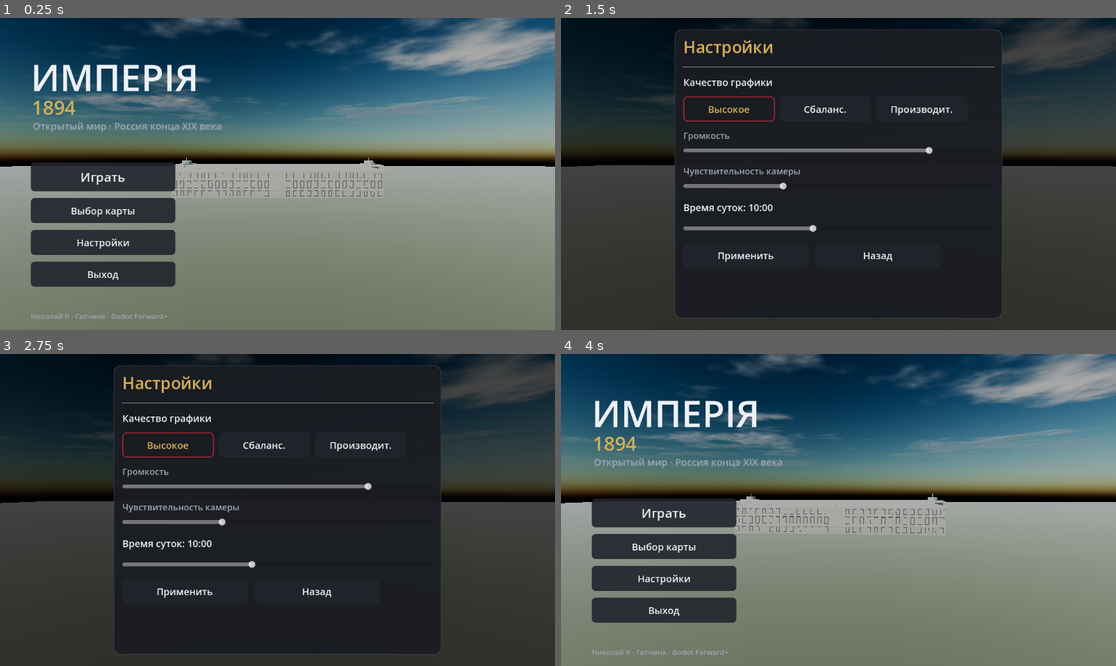
Above: before the commit, frames 1-4 (two rows, left to right).
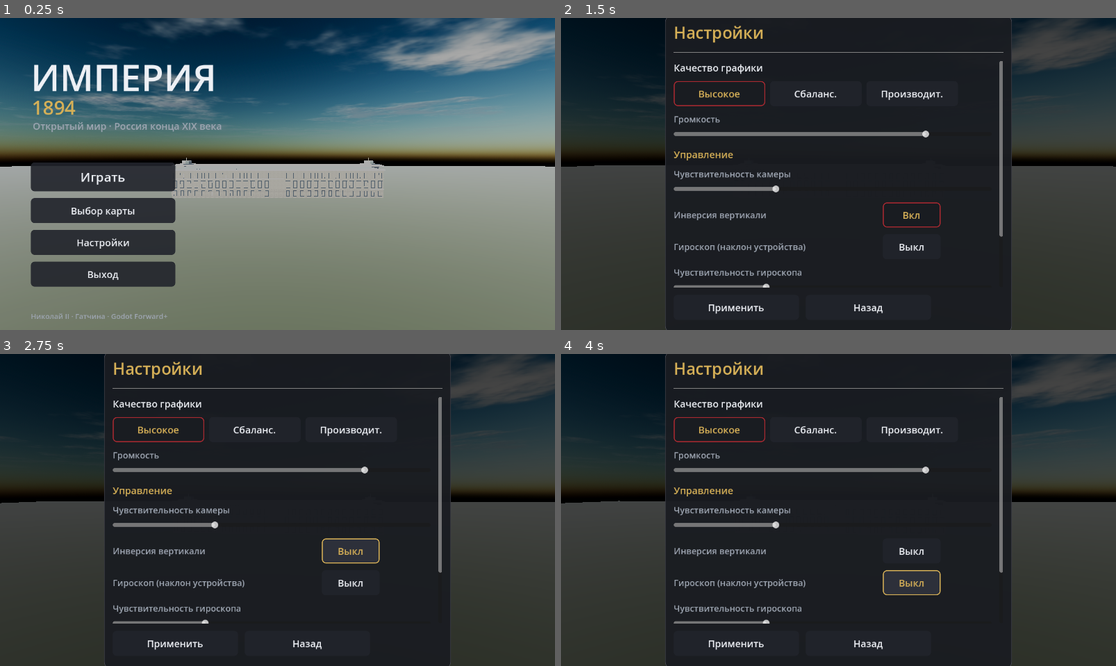
Above: after the commit, the same moments.

Repository: B760m670/mmorpg3dnew
Game: Godot game, scene res://scenes/menu.tscn
Two runs of this game, one before a commit and one after it. Both use one fixed random seed, a clock stepped at 60 frames per second and the inputs below.
Inputs (mouse positions are in pixels of both pictures, inside the frame that each line leads up to):
- Up to frame 1 (0.25 s): no input
- Up to frame 2 (1.5 s): click "Настройки" at 0.5 s; click (910, 214) at 1.25 s, where only the run after the commit has a clickable "Выкл"
- Up to frame 3 (2.75 s): click (349, 550) at 2 s, where only the run after the commit has a clickable "Вкл"
- Up to frame 4 (4 s): click (910, 581) at 2.75 s, where only the run after the commit has a clickable "Выкл"; click (910, 581) at 3.5 s, where only the run after the commit has a clickable "Вкл"

The runs differ from the first frame. In frame 1, 0.4% of the frame differs, in the area x 30-39%, y 14-24%; in frame 2, 8.0%; in frame 3, 8.0%; in frame 4, 91%, in the area x 0-100%, y 0-100%.

Commit message:
Настройки+гироскоп, анимация карты, детализация грунта, фундаменты зданий
- Настройки: гироскоп (вкл/выкл, чувствительность), инверсия Y, чувствительность
  камеры — всё синхронизировано и сохраняется в user://settings.cfg.
- Меню: панель настроек со скроллом (Управление/Мир), современный текст вместо
  старославянского для системных подписей.
- Карта: плавная анимация открытия и закрытия (fade + масштаб).
- Грунт: луговая земля теперь земляная (почва+мох+проплешины), без «неон-травы».
- Детализация под ногами: MultiMesh-галька/камешки у точки спавна.
- Здания: посадка по средней высоте пятна + каменный фундамент, закрывающий
  просветы на неровном рельефе (углы больше не «висят»).

Co-Authored-By: Claude Opus 4.8 <noreply@anthropic.com>
Claude-Session: https://claude.ai/code/session_011pJt8xA6v8KEwtPnSYGg9D

Diff:
--- a/game/scripts/game_settings.gd
+++ b/game/scripts/game_settings.gd
@@ -6,7 +6,10 @@
 
 var quality: String = "high"        # high / balanced / performance
 var master_volume: float = 0.8
-var sensitivity: float = 1.0
+var sensitivity: float = 1.0        # чувствительность камеры (свайп)
+var gyro_enabled: bool = false      # управление камерой гироскопом
+var gyro_sensitivity: float = 1.0   # чувствительность гироскопа
+var invert_y: bool = false          # инверсия вертикали камеры
 var time_of_day: float = 10.0       # часы 0..24 — определяют положение солнца
 var selected_map: String = "gatchina"
 
@@ -34,6 +37,9 @@
 	quality = cf.get_value("gfx", "quality", quality)
 	master_volume = cf.get_value("audio", "master_volume", master_volume)
 	sensitivity = cf.get_value("control", "sensitivity", sensitivity)
+	gyro_enabled = cf.get_value("control", "gyro_enabled", gyro_enabled)
+	gyro_sensitivity = cf.get_value("control", "gyro_sensitivity", gyro_sensitivity)
+	invert_y = cf.get_value("control", "invert_y", invert_y)
 	time_of_day = cf.get_value("world", "time_of_day", time_of_day)
 	selected_map = cf.get_value("world", "selected_map", selected_map)
 	_apply_volume()
@@ -43,6 +49,9 @@
 	cf.set_value("gfx", "quality", quality)
 	cf.set_value("audio", "master_volume", master_volume)
 	cf.set_value("control", "sensitivity", sensitivity)
+	cf.set_value("control", "gyro_enabled", gyro_enabled)
+	cf.set_value("control", "gyro_sensitivity", gyro_sensitivity)
+	cf.set_value("control", "invert_y", invert_y)
 	cf.set_value("world", "time_of_day", time_of_day)
 	cf.set_value("world", "selected_map", selected_map)
 	cf.save(PATH)
--- a/game/scripts/menu.gd
+++ b/game/scripts/menu.gd
@@ -120,7 +120,7 @@
 	main_col.anchor_right = 1.0; main_col.anchor_bottom = 1.0
 	ui.add_child(main_col)
 
-	var title := _label("ИМПЕРІЯ", 76)
+	var title := _label("ИМПЕРИЯ", 76)
 	title.add_theme_color_override("font_color", TEXT)
 	title.position = Vector2(64, 70)
 	main_col.add_child(title)
@@ -224,10 +224,19 @@
 
 # ---------- настройки ----------
 func _build_settings_panel() -> void:
-	var r := _panel_box(680, 600, "Настройки")
-	settings_panel = r[0]; var vb: VBoxContainer = r[1]
-
-	# качество графики (сегментированный выбор)
+	var r := _panel_box(720, 660, "Настройки")
+	settings_panel = r[0]; var outer: VBoxContainer = r[1]
+
+	# прокручиваемая область — вмещает все настройки на любом экране
+	var scroll := ScrollContainer.new()
+	scroll.custom_minimum_size = Vector2(680, 470)
+	scroll.horizontal_scroll_mode = ScrollContainer.SCROLL_MODE_DISABLED
+	outer.add_child(scroll)
+	var vb := VBoxContainer.new(); vb.add_theme_constant_override("separation", 14)
+	vb.custom_minimum_size = Vector2(660, 0)
+	scroll.add_child(vb)
+
+	# --- Графика ---
 	vb.add_child(_label("Качество графики", 20))
 	var qrow := HBoxContainer.new(); qrow.add_theme_constant_override("separation", 10)
 	vb.add_child(qrow)
@@ -243,26 +252,52 @@
 			for k in qbtns: qbtns[k].button_pressed = (k == key))
 		qrow.add_child(qb)
 
-	# ползунки
-	var tod_lbl := _label("Время суток: %02d:00" % int(Settings.time_of_day), 20)
+	# --- Звук ---
 	vb.add_child(_slider_row("Громкость", 0.0, 1.0, Settings.master_volume, 0.01,
 		func(v: float) -> void: Settings.master_volume = v))
+
+	# --- Управление ---
+	vb.add_child(_label("Управление", 20, ACCENT))
 	vb.add_child(_slider_row("Чувствительность камеры", 0.3, 2.5, Settings.sensitivity, 0.05,
 		func(v: float) -> void: Settings.sensitivity = v))
+	vb.add_child(_toggle_row("Инверсия вертикали", Settings.invert_y,
+		func(on: bool) -> void: Settings.invert_y = on))
+	vb.add_child(_toggle_row("Гироскоп (наклон устройства)", Settings.gyro_enabled,
+		func(on: bool) -> void: Settings.gyro_enabled = on))
+	vb.add_child(_slider_row("Чувствительность гироскопа", 0.2, 3.0, Settings.gyro_sensitivity, 0.05,
+		func(v: float) -> void: Settings.gyro_sensitivity = v))
+
+	# --- Мир ---
+	vb.add_child(_label("Мир", 20, ACCENT))
+	var tod_lbl := _label("Время суток: %02d:00" % int(Settings.time_of_day), 18, MUTED)
 	vb.add_child(tod_lbl)
 	vb.add_child(_slider_row("", 0.0, 24.0, Settings.time_of_day, 0.5,
 		func(v: float) -> void:
 			Settings.time_of_day = v
 			tod_lbl.text = "Время суток: %02d:00" % int(v)))
 
+	# кнопки (вне прокрутки, всегда видны)
 	var row := HBoxContainer.new(); row.add_theme_constant_override("separation", 14)
-	vb.add_child(row)
+	outer.add_child(row)
 	var apply := _button("Применить")
 	apply.pressed.connect(func() -> void: Settings.save_settings(); _back())
 	row.add_child(apply)
 	var back := _button("Назад")
 	back.pressed.connect(func() -> void: Settings.load_settings(); _back())
 	row.add_child(back)
+
+# строка-переключатель вкл/выкл
+func _toggle_row(name: String, val: bool, cb: Callable) -> Control:
+	var row := HBoxContainer.new(); row.add_theme_constant_override("separation", 14)
+	var l := _label(name, 18, MUTED); l.custom_minimum_size = Vector2(420, 0)
+	row.add_child(l)
+	var b := _button("Вкл" if val else "Выкл")
+	b.custom_minimum_size = Vector2(120, 44)
+	b.toggle_mode = true; b.button_pressed = val
+	b.toggled.connect(func(on: bool) -> void:
+		b.text = "Вкл" if on else "Выкл"; cb.call(on))
+	row.add_child(b)
+	return row
 
 func _slider_row(name: String, lo: float, hi: float, val: float, step: float, cb: Callable) -> Control:
 	var vb := VBoxContainer.new(); vb.add_theme_constant_override("separation", 4)
--- a/game/scripts/world.gd
+++ b/game/scripts/world.gd
@@ -27,8 +27,11 @@
 var joystick: Control
 var status_label: Label
 var map_layer: CanvasLayer
+var map_root: Control
 var map_marker: Control
 var map_rect: TextureRect
+var _map_tween: Tween
+var _map_open := false
 
 var _touches := {}
 var _pinch_dist := -1.0
@@ -44,6 +47,7 @@
 	_build_environment()
 	_build_terrain()
 	_build_grass()
+	_build_ground_detail()
 	_build_rocks()
 	_build_water()
 	_build_buildings()
@@ -415,6 +419,75 @@
 		inst.position = Vector3(x, y + 0.05, z)
 		add_child(inst)
 
+# ---------- детализация грунта: мелкие камешки/комья у игрока (MultiMesh) ----------
+func _make_pebble_cluster() -> Mesh:
+	var noise := FastNoiseLite.new(); noise.frequency = 3.0; noise.seed = 5
+	var rng := RandomNumberGenerator.new(); rng.seed = 5
+	var st := SurfaceTool.new(); st.begin(Mesh.PRIMITIVE_TRIANGLES)
+	for _p in range(4):
+		var ox := rng.randf_range(-0.14, 0.14); var oz := rng.randf_range(-0.14, 0.14)
+		var rad := rng.randf_range(0.02, 0.06)
+		var rings := 5; var sect := 6
+		var pts := []
+		for i in range(rings + 1):
+			var row := []
+			var phi := PI * float(i) / rings
+			for j in range(sect + 1):
+				var th := TAU * float(j) / sect
+				var n := Vector3(sin(phi) * cos(th), cos(phi), sin(phi) * sin(th))
+				var d: float = rad * (1.0 + noise.get_noise_3d(n.x * 5.0 + ox, n.y * 5.0, n.z * 5.0 + oz) * 0.5)
+				var pp := n * d; pp.y = pp.y * 0.6
+				row.append(Vector3(ox, 0, oz) + pp)
+			pts.append(row)
+		for i in range(rings):
+			for j in range(sect):
+				for v in [pts[i][j], pts[i][j + 1], pts[i + 1][j + 1], pts[i][j], pts[i + 1][j + 1], pts[i + 1][j]]:
+					st.add_vertex(v)
+	st.generate_normals()
+	var m := st.commit()
+	var mat := StandardMaterial3D.new()
+	mat.albedo_color = Color(0.22, 0.19, 0.15)
+	mat.normal_enabled = true
+	mat.normal_texture = load("res://world/textures/ground/dirt_path_normal.png")
+	mat.uv1_triplanar = true; mat.uv1_scale = Vector3(3.0, 3.0, 3.0)
+	mat.roughness = 0.95
+	m.surface_set_material(0, mat)
+	return m
+
+func _build_ground_detail() -> void:
+	var mm := MultiMesh.new()
+	mm.transform_format = MultiMesh.TRANSFORM_3D
+	mm.mesh = _make_pebble_cluster()
+	var rng := RandomNumberGenerator.new(); rng.seed = 4242
+	var count := 90000
+	var radius := 130.0
+	var sp: Array = LY.get("spawn", {}).get("position", [40, 90])
+	var cx := float(sp[0]); var cz := float(sp[1])
+	mm.instance_count = count
+	var placed := 0; var tries := 0
+	while placed < count and tries < count * 4:
+		tries += 1
+		var a := rng.randf() * TAU
+		var rr := pow(rng.randf(), 0.7) * radius
+		var x := cx + cos(a) * rr; var z := cz + sin(a) * rr
+		if _in_lake(x, z) or _near_building(x, z, 4.0):
+			continue
+		var y := height_at(x, z)
+		if y < -1.0:
+			continue
+		var t := Transform3D()
+		var s := rng.randf_range(0.6, 1.6)
+		t = t.scaled(Vector3(s, s * rng.randf_range(0.6, 1.0), s))
+		t = t.rotated(Vector3.UP, rng.randf() * TAU)
+		t.origin = Vector3(x, y, z)
+		mm.set_instance_transform(placed, t)
+		placed += 1
+	mm.instance_count = placed
+	var mmi := MultiMeshInstance3D.new()
+	mmi.multimesh = mm
+	mmi.cast_shadow = GeometryInstance3D.SHADOW_CASTING_SETTING_OFF
+	add_child(mmi)
+
 # ---------- вода озёр ----------
 func _build_water() -> void:
 	var wat := load("res://shaders/water.gdshader")
@@ -431,10 +504,38 @@
 		add_child(mi)
 
 # ---------- здания ----------
-func _place_on_ground(node: Node3D, x: float, z: float, rot_deg: float) -> void:
-	node.position = Vector3(x, height_at(x, z), z)
-	node.rotation.y = deg_to_rad(rot_deg)
+func _place_on_ground(node: Node3D, x: float, z: float, rot_deg: float, fw := 20.0, fd := 20.0) -> void:
+	# сажаем здание по СРЕДНЕЙ высоте пятна и добавляем каменный фундамент,
+	# который закрывает просветы на неровном рельефе (иначе углы «висят»).
+	var rot := deg_to_rad(rot_deg)
+	var hw := fw * 0.5; var hd := fd * 0.5
+	var samples: Array[float] = []
+	var pts: Array[Vector2] = [Vector2(0, 0), Vector2(hw, hd), Vector2(-hw, hd), Vector2(hw, -hd), Vector2(-hw, -hd),
+			Vector2(hw, 0), Vector2(-hw, 0), Vector2(0, hd), Vector2(0, -hd)]
+	for c in pts:
+		var wx := x + c.x * cos(rot) - c.y * sin(rot)
+		var wz := z + c.x * sin(rot) + c.y * cos(rot)
+		samples.append(height_at(wx, wz))
+	var avg := 0.0; var mn := 1e9
+	for h in samples: avg += h; mn = minf(mn, h)
+	avg /= samples.size()
+	node.position = Vector3(x, avg, z)
+	node.rotation.y = rot
 	add_child(node)
+	_add_foundation(node, fw, fd, avg - mn)
+
+func _add_foundation(node: Node3D, fw: float, fd: float, drop: float) -> void:
+	var mi := MeshInstance3D.new()
+	var bm := BoxMesh.new()
+	var h := drop + 4.5   # от +0.3 над базой и вниз ниже самого низкого угла
+	bm.size = Vector3(fw * 1.02, h, fd * 1.02)
+	mi.mesh = bm
+	mi.position = Vector3(0, 0.3 - h * 0.5, 0)
+	var mat := StandardMaterial3D.new()
+	mat.albedo_color = Color(0.33, 0.30, 0.26)
+	mat.roughness = 0.9
+	mi.material_override = mat
+	node.add_child(mi)
 
 func _add_box_collision(node: Node3D, fw: float, fd: float, h: float) -> void:
 	var body := StaticBody3D.new()
@@ -454,8 +555,8 @@
 			continue
 		var inst := packed.instantiate() as Node3D
 		var pos: Array = b["position"]
-		_place_on_ground(inst, float(pos[0]), float(pos[1]), float(b.get("rotation", 0)))
 		var fp: Array = b.get("footprint", [20, 20])
+		_place_on_ground(inst, float(pos[0]), float(pos[1]), float(b.get("rotation", 0)), float(fp[0]), float(fp[1]))
 		_add_box_collision(inst, float(fp[0]), float(fp[1]), float(b.get("height", 12)))
 
 # ---------- городская застройка ----------
@@ -481,7 +582,7 @@
 					continue
 				var inst := packed.instantiate() as Node3D
 				var face := 0.0 if row == 0 else 180.0
-				_place_on_ground(inst, xc, zc, face + rng.randf_range(-6, 6))
+				_place_on_ground(inst, xc, zc, face + rng.randf_range(-6, 6), 15.0, 11.0)
 				_add_box_collision(inst, 15, 11, 8)
 
 # ---------- парки: деревья через MultiMesh ----------
@@ -645,7 +746,7 @@
 	layer.add_child(title)
 
 	status_label = Label.new()
-	status_label.text = "Открытый міръ • Godot 4"
+	status_label.text = "Открытый мир"
 	status_label.add_theme_font_size_override("font_size", 15)
 	status_label.position = Vector2(28, 50)
 	layer.add_child(status_label)
@@ -664,7 +765,7 @@
 	map_btn.pressed.connect(_toggle_map)
 	vbox.add_child(map_btn)
 
-	var run_btn := _mk_button("Бѣгъ")
+	var run_btn := _mk_button("Бег")
 	run_btn.toggle_mode = true
 	run_btn.toggled.connect(func(on: bool) -> void: _running = on)
 	vbox.add_child(run_btn)
@@ -675,7 +776,7 @@
 	joystick.offset_right = 48 + 250; joystick.offset_bottom = -70
 	layer.add_child(joystick)
 
-	var jump_btn := _mk_button("Прыжокъ", 26)
+	var jump_btn := _mk_button("Прыжок", 26)
 	jump_btn.anchor_left = 1.0; jump_btn.anchor_right = 1.0
 	jump_btn.anchor_top = 1.0; jump_btn.anchor_bottom = 1.0
 	jump_btn.offset_left = -230; jump_btn.offset_right = -48
@@ -692,10 +793,14 @@
 	map_layer.layer = 5
 	map_layer.visible = false
 	add_child(map_layer)
+	# корневой Control анимируется (прозрачность) при открытии/закрытии карты
+	map_root = Control.new()
+	map_root.anchor_right = 1.0; map_root.anchor_bottom = 1.0
+	map_layer.add_child(map_root)
 	var bg := ColorRect.new()
 	bg.color = Color(0, 0, 0, 0.6)
 	bg.anchor_right = 1.0; bg.anchor_bottom = 1.0
-	map_layer.add_child(bg)
+	map_root.add_child(bg)
 	map_rect = TextureRect.new()
 	var tex: Texture2D = load("res://world/gatchina/map.png")
 	map_rect.texture = tex
@@ -704,7 +809,8 @@
 	map_rect.anchor_right = 1.0; map_rect.anchor_bottom = 1.0
 	map_rect.offset_left = 40; map_rect.offset_top = 40
 	map_rect.offset_right = -40; map_rect.offset_bottom = -120
-	map_layer.add_child(map_rect)
+	map_rect.pivot_offset = Vector2(556, 300)
+	map_root.add_child(map_rect)
 	# маркер игрока
 	map_marker = Control.new()
 	var dot := ColorRect.new()
@@ -719,10 +825,34 @@
 	close.offset_left = -95; close.offset_right = 95
 	close.offset_top = -84; close.offset_bottom = -28
 	close.pressed.connect(_toggle_map)
-	map_layer.add_child(close)
+	map_root.add_child(close)
 
 func _toggle_map() -> void:
-	map_layer.visible = not map_layer.visible
+	if _map_open:
+		_close_map()
+	else:
+		_open_map()
+
+func _open_map() -> void:
+	_map_open = true
+	map_layer.visible = true
+	if _map_tween != null and _map_tween.is_valid():
+		_map_tween.kill()
+	map_root.modulate.a = 0.0
+	map_rect.scale = Vector2(0.9, 0.9)
+	_update_marker()
+	_map_tween = create_tween().set_parallel(true).set_ease(Tween.EASE_OUT).set_trans(Tween.TRANS_CUBIC)
+	_map_tween.tween_property(map_root, "modulate:a", 1.0, 0.22)
+	_map_tween.tween_property(map_rect, "scale", Vector2.ONE, 0.28).set_trans(Tween.TRANS_BACK)
+
+func _close_map() -> void:
+	_map_open = false
+	if _map_tween != null and _map_tween.is_valid():
+		_map_tween.kill()
+	_map_tween = create_tween().set_parallel(true).set_ease(Tween.EASE_IN).set_trans(Tween.TRANS_CUBIC)
+	_map_tween.tween_property(map_root, "modulate:a", 0.0, 0.18)
+	_map_tween.tween_property(map_rect, "scale", Vector2(0.92, 0.92), 0.18)
+	_map_tween.chain().tween_callback(func() -> void: map_layer.visible = false)
 
 func _update_marker() -> void:
 	if map_rect == null or map_rect.texture == null:
@@ -763,8 +893,9 @@
 			_pinch_dist = d
 		else:
 			var sens: float = Settings.sensitivity
+			var iy: float = -1.0 if Settings.invert_y else 1.0
 			cam_yaw -= event.relative.x * 0.006 * sens
-			cam_pitch = clampf(cam_pitch - event.relative.y * 0.004 * sens, -1.2, 0.4)
+			cam_pitch = clampf(cam_pitch - event.relative.y * 0.004 * sens * iy, -1.2, 0.4)
 			cam_yaw_node.rotation.y = cam_yaw
 			cam_pitch_node.rotation.x = cam_pitch
 
@@ -815,6 +946,15 @@
 func _process(delta: float) -> void:
 	if player == null:
 		return
+	# гироскоп: наклон устройства вращает камеру (синхронизировано с настройками)
+	if Settings.gyro_enabled:
+		var gy := Input.get_gyroscope()
+		var gs := Settings.gyro_sensitivity * 2.2
+		var iy: float = -1.0 if Settings.invert_y else 1.0
+		cam_yaw -= gy.y * delta * gs
+		cam_pitch = clampf(cam_pitch + gy.x * delta * gs * iy, -1.2, 0.4)
+		cam_yaw_node.rotation.y = cam_yaw
+		cam_pitch_node.rotation.x = cam_pitch
 	var target := player.global_position + Vector3(0, 1.2, 0) + pan_offset
 	cam_yaw_node.position = cam_yaw_node.position.lerp(target, minf(1.0, delta * 9.0))
 	if map_layer != null and map_layer.visible:
Binary file changed: game/world/textures/ground/meadow_albedo.png
Binary file changed: game/world/textures/ground/meadow_normal.png
Not shown, changed: game/world/tools/ground_gen.py
